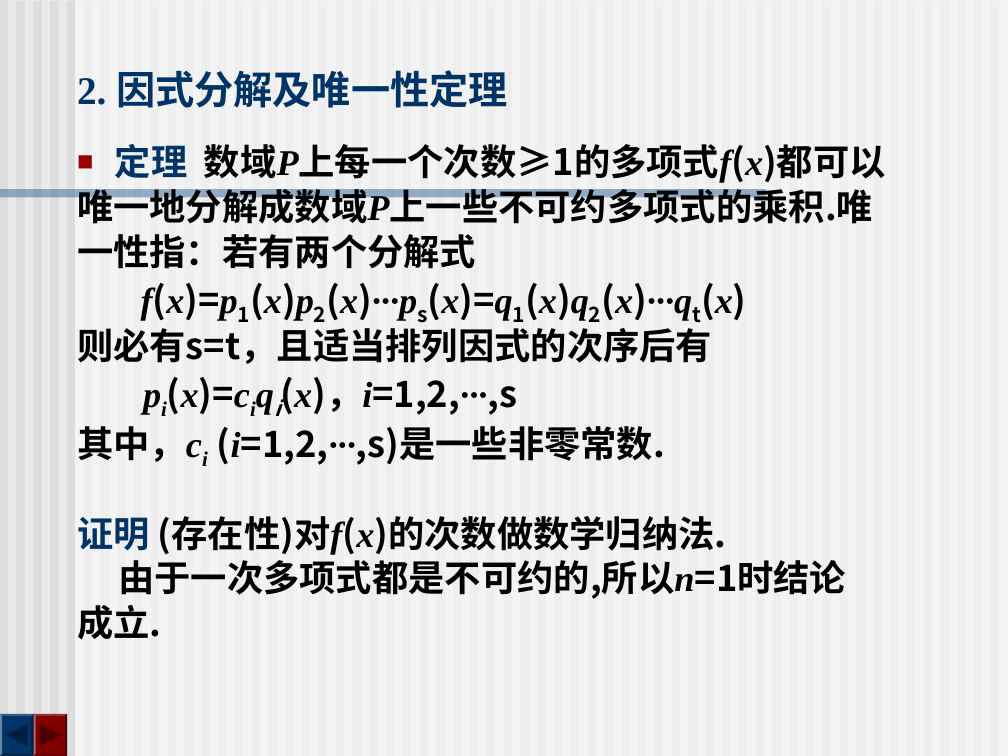
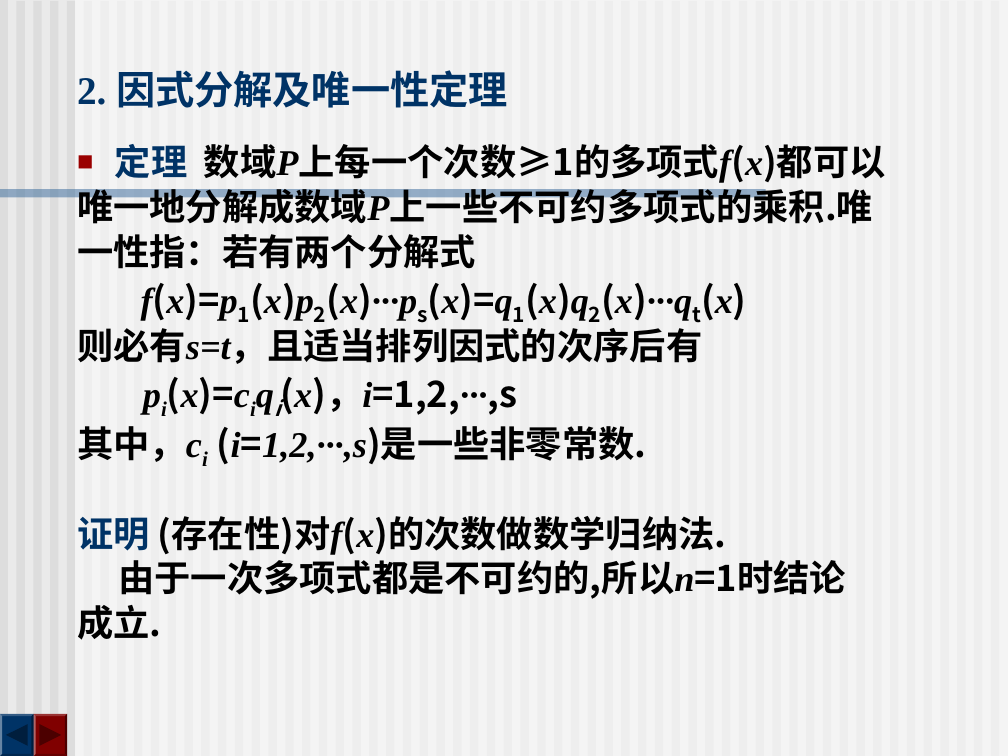
Before and after one commit to zhangbiaomath/zhangbiaomath.github.io, a slide deck: slide 61 of teaching/gaodai/课件/第1章-多项式.ppt (slide 62 before the commit). Drawn at 1008x756 pixels with LibreOffice and Linux fonts; fonts in the diff are those of the drawing. Boxes give left, top, right and bottom in pixels: in the first picture for what was removed or moved away, otherwise in the second. Text is boxed around its words. In the diff, an @@ line names an element or a change of style, - is before the commit and + after.

```diff
--- a/teaching/gaodai/课件/第1章-多项式.ppt
+++ b/teaching/gaodai/课件/第1章-多项式.ppt
@@ text at (77, 322, 702, 464): font Noto Sans CJK SC to Times New Roman, italic on in "则必有s=t，且适当排列因式的次序后有", "(i=1,2,∙∙∙,s)是一些非零常数." @@
```
Also in this commit, not shown: 2 other slides changed, 1 slide removed.
